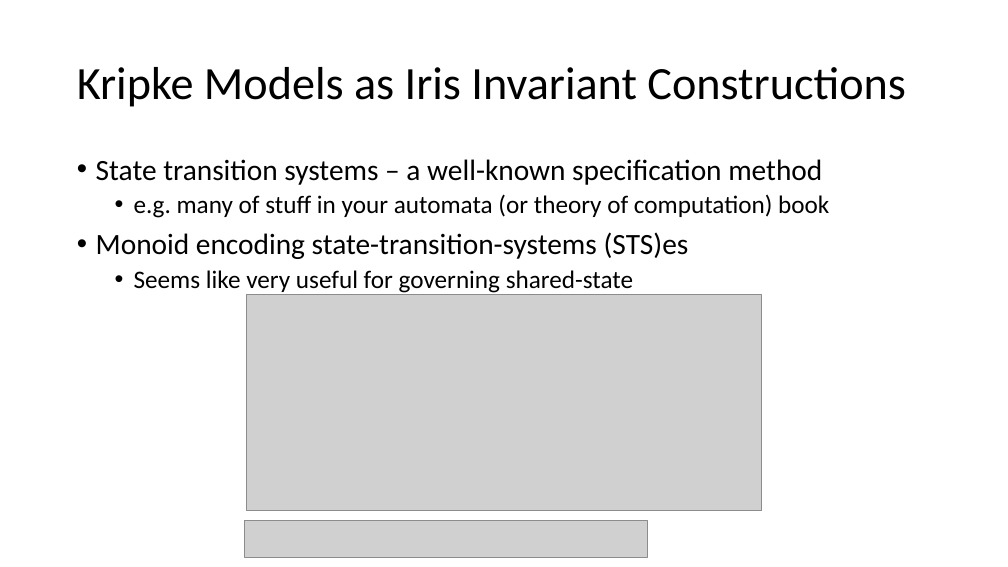
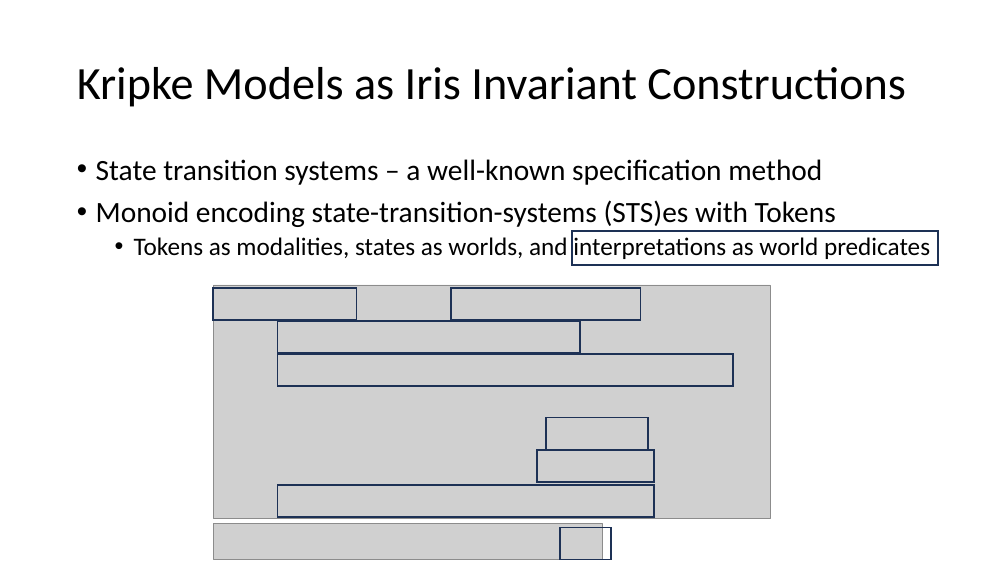
Before and after one commit to Contingent-Systems/modal_abstractions_presentations, a slide deck: slide 14 of thesis_proposal/proposal.pptx (slide 12 before the commit). Drawn at 1008x567 pixels with LibreOffice and Linux fonts; fonts in the diff are those of the drawing; grey boxes stand for pictures. Boxes give left, top, right and bottom in pixels: in the first picture for what was removed or moved away, otherwise in the second. Text is boxed around its words. In the diff, an @@ line names an element or a change of style, - is before the commit and + after.

```diff
--- a/thesis_proposal/proposal.pptx
+++ b/thesis_proposal/proposal.pptx
@@ text at (x1=96, y1=200, x2=930, y2=259): text changed @@
-  • e.g. many of stuff in your automata (or theory of computation) book
-• Monoid encoding state-transition-systems (STS)es
-  • Seems like very useful for governing shared-state
+• Monoid encoding state-transition-systems (STS)es with Tokens
+  • Tokens as modalities, states as worlds, and interpretations as world predicates
@@ frame added at (x1=572, y1=230, x2=939, y2=265), fill #4472C4, outline #1E3256 1 pt @@
@@ frame added at (x1=212, y1=287, x2=357, y2=320), fill #4472C4, outline #1E3256 1 pt @@
@@ picture resized from (x1=246, y1=294, x2=761, y2=510) to (x1=213, y1=285, x2=771, y2=519) @@
@@ frame added at (x1=451, y1=287, x2=641, y2=320), fill #4472C4, outline #1E3256 1 pt @@
@@ frame added at (x1=278, y1=321, x2=581, y2=353), fill #4472C4, outline #1E3256 1 pt @@
@@ frame added at (x1=278, y1=353, x2=734, y2=386), fill #4472C4, outline #1E3256 1 pt @@
@@ frame added at (x1=546, y1=417, x2=649, y2=450), fill #4472C4, outline #1E3256 1 pt @@
@@ frame added at (x1=537, y1=450, x2=655, y2=482), fill #4472C4, outline #1E3256 1 pt @@
@@ frame added at (x1=278, y1=485, x2=655, y2=517), fill #4472C4, outline #1E3256 1 pt @@
@@ picture resized from (x1=245, y1=520, x2=648, y2=557) to (x1=213, y1=524, x2=603, y2=560) @@
@@ frame added at (x1=560, y1=527, x2=612, y2=560), fill #4472C4, outline #1E3256 1 pt @@
```
Also in this commit, not shown: 9 other slides changed, 2 slides added, 2 slides removed.
